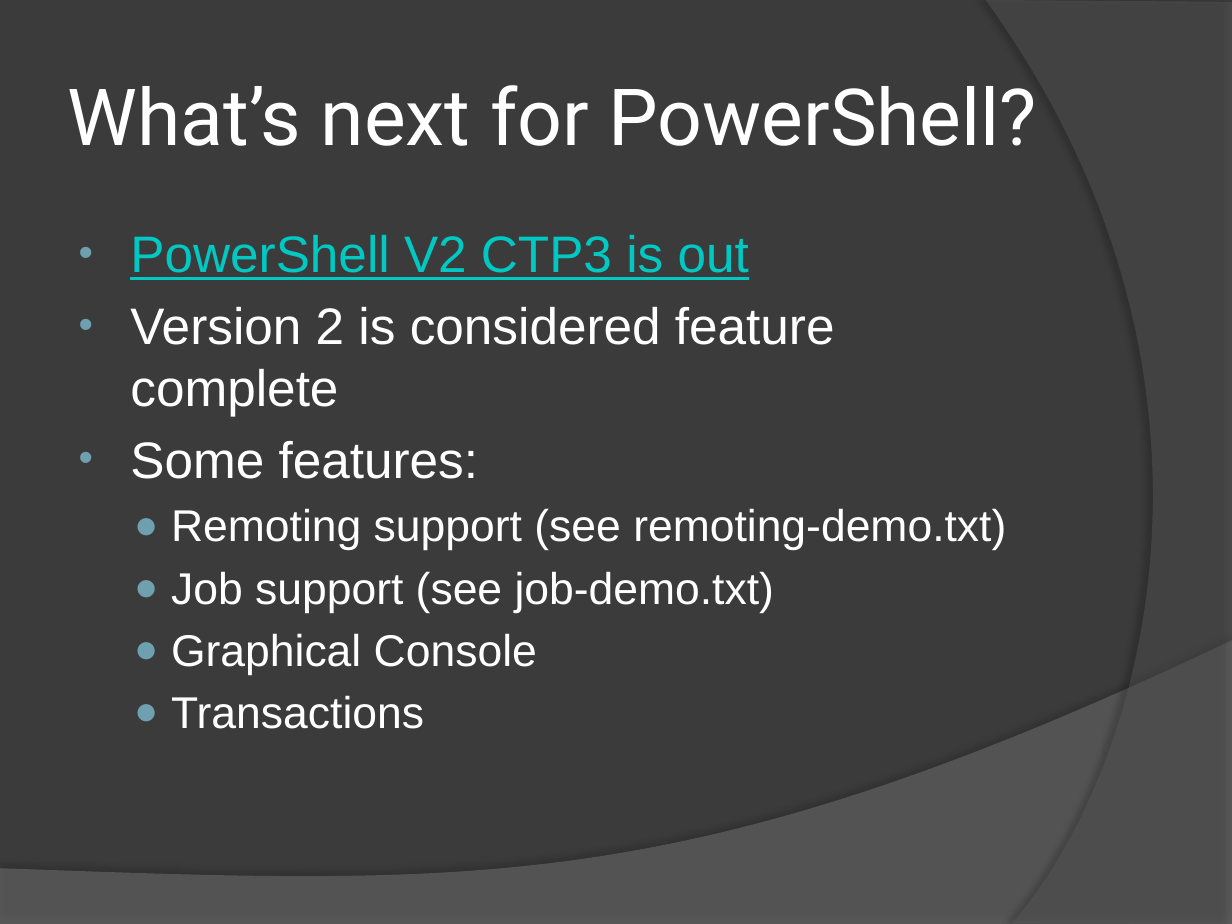
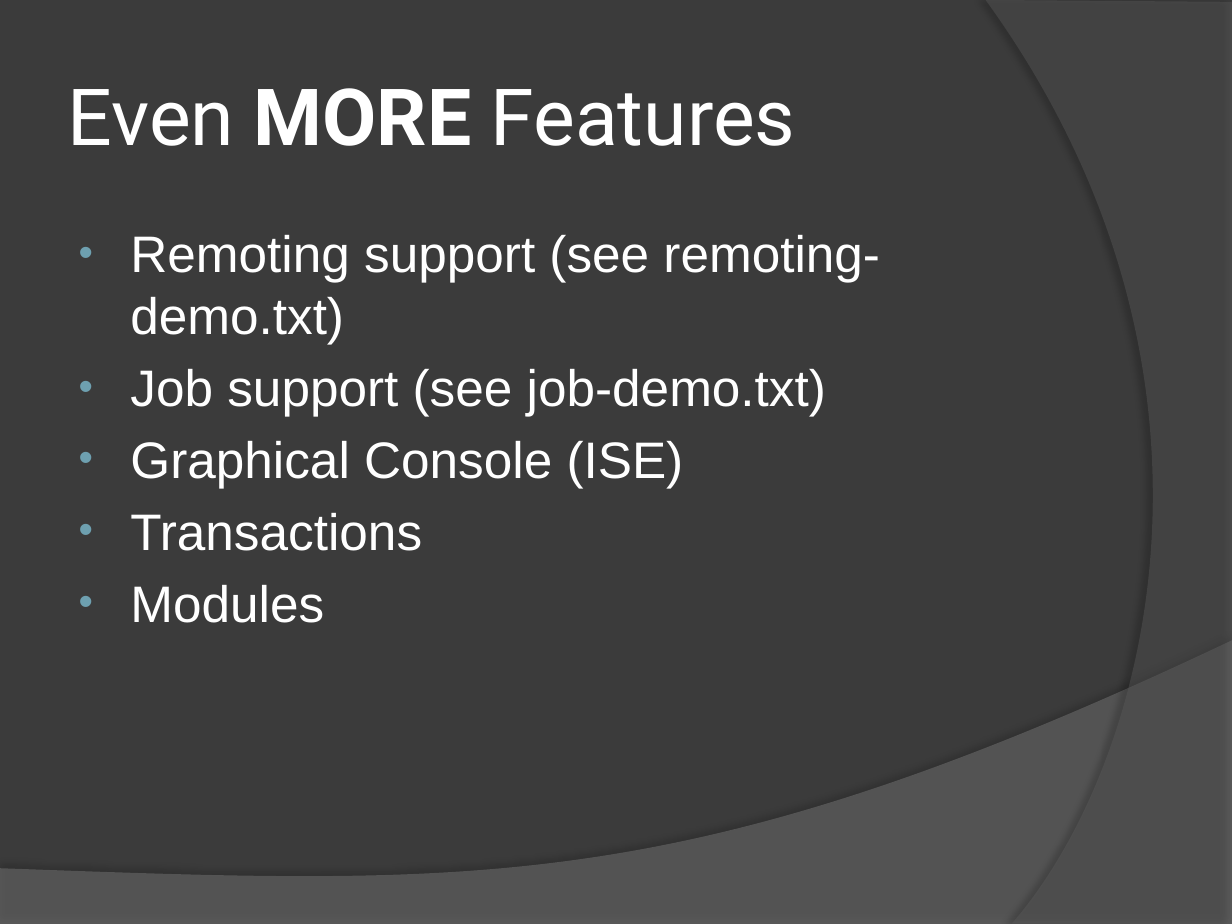
Before and after one commit to drmohundro/presentations, a slide deck: slide 30 of the-power-of-powershell/presentation.pptx (slide 29 before the commit). Drawn at 1232x924 pixels with LibreOffice and Linux fonts; fonts in the diff are those of the drawing; background and template pictures are left out. Boxes give left, top, right and bottom in pixels: in the first picture for what was removed or moved away, otherwise in the second. Text is boxed around its words. In the diff, an @@ line names an element or a change of style, - is before the commit and + after.

```diff
--- a/the-power-of-powershell/presentation.pptx
+++ b/the-power-of-powershell/presentation.pptx
@@ title at bbox=[68, 88, 795, 146]: text changed @@
-What’s next for PowerShell?
+Even MORE Features
@@ text at bbox=[130, 235, 835, 479]: paragraphs removed @@
-• PowerShell V2 CTP3 is out
-• Version 2 is considered feature complete
-• Some features:
@@ text at bbox=[130, 235, 880, 551]: size 26 to 30 pt in "Remoting support (see remoting-demo.txt)", "Job support (see job-demo.txt)", "Transactions"; bullet ● to •; list level 2 to 1 in "Remoting support (see remoting-demo.txt)"; list level 2 to 1 in "Job support (see job-demo.txt)"; list level 2 to 1 in "Transactions" @@
@@ text at bbox=[130, 441, 684, 488]: text changed; size 26 to 30 pt @@
-  ● Graphical Console
+• Graphical Console (ISE)
@@ text at bbox=[130, 585, 324, 623]: paragraph added @@
+• Modules
```
Also in this commit, not shown: 7 other slides changed, 1 slide added.
